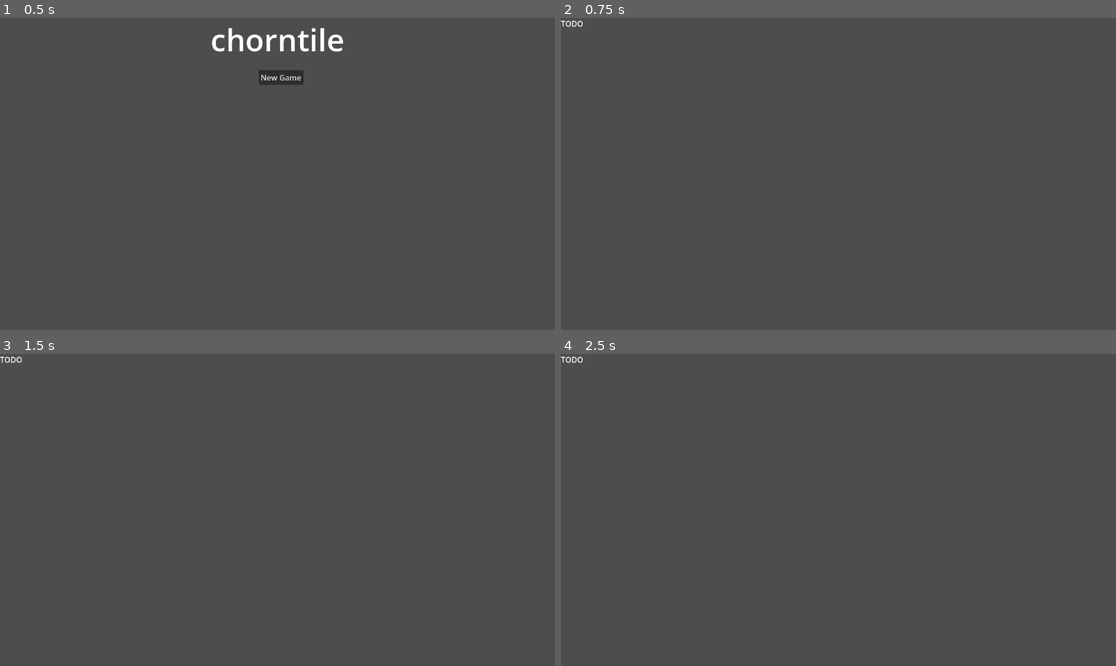
Above: before the commit, frames 1-4 (two rows, left to right).
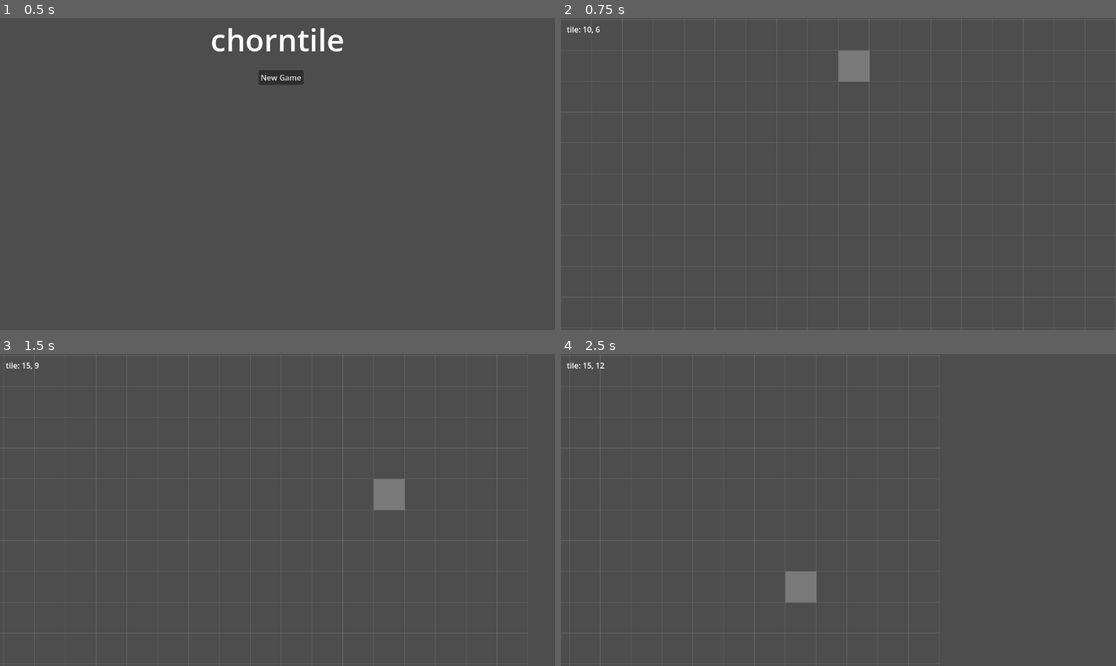
Above: after the commit, the same moments.

Repository: stovburtm-web/chorntile
Game: Godot game, scene res://scenes/main/main_menu.tscn
Same seed, same stepped clock (60 frames per second), same inputs: the game is played once before the commit and once after it.
Inputs (mouse positions are in pixels of both pictures, inside the frame that each line leads up to):
- Up to frame 1 (0.5 s): no input
- Up to frame 2 (0.75 s): click "New Game" at 0.5 s
- Up to frame 3 (1.5 s): tap Enter at 1.25 s; move the mouse to (399, 494) at 1.27 s; hold Right (ui_right) from 1.28 s (still down); click (399, 494) at 1.42 s
- Up to frame 4 (2.5 s): release Right (ui_right) at 2 s; drag from (727, 525) to (810, 572) at 2.02 s

Frame 1 is identical in both runs. In frame 2, 1.1% of the frame differs, in the area x 0-100%, y 0-100%; in frame 3, 1.0%; in frame 4, 0.9%.

Commit message:
feat(m1): tile grid, camera pan/zoom, hover highlight
- TileGrid utility (RefCounted): grid<->world conversions, bounds check
- GameCamera: mouse drag pan (RMB/MMB), wheel zoom, WASD keyboard pan
- game.tscn: 20x20 Line2D grid overlay, hover ColorRect highlight, debug label
- docs: close M1, advance to M2

Diff:
--- /dev/null
+++ b/scenes/world/game.gd
@@ -0,0 +1,57 @@
+class_name Game
+extends Node2D
+
+## Коренева сцена геймплею. Для M1: малює сітку 20×20 через Line2D-оверлей
+## і дає Label з координатами плитки під курсором.
+##
+## Пізніше (M2+) замість примітивної сітки тут з'явиться TileMapLayer з ассетами.
+
+@onready var grid_overlay: Node2D = $GridOverlay
+@onready var hover_highlight: ColorRect = $HoverHighlight
+@onready var debug_label: Label = $UI/DebugLabel
+@onready var camera: Camera2D = $GameCamera
+
+
+func _ready() -> void:
+	_draw_grid()
+	hover_highlight.size = Vector2.ONE * TileGrid.TILE_SIZE
+	hover_highlight.color = Color(1, 1, 1, 0.25)
+
+
+func _process(_delta: float) -> void:
+	var mouse_world: Vector2 = get_global_mouse_position()
+	var grid_pos: Vector2i = TileGrid.world_to_grid(mouse_world)
+
+	if TileGrid.is_in_bounds(grid_pos):
+		hover_highlight.visible = true
+		hover_highlight.position = Vector2(grid_pos) * TileGrid.TILE_SIZE
+		debug_label.text = "tile: %d, %d" % [grid_pos.x, grid_pos.y]
+	else:
+		hover_highlight.visible = false
+		debug_label.text = "tile: —"
+
+
+func _draw_grid() -> void:
+	# Малюємо сітку лініями в $GridOverlay через _draw — але оскільки
+	# GridOverlay це звичайний Node2D без скрипта, простіше додати
+	# лінії як дітей (Line2D). Робимо це тут один раз.
+	var line_color: Color = Color(1, 1, 1, 0.15)
+	var map_pixels: Vector2 = Vector2(TileGrid.MAP_SIZE) * TileGrid.TILE_SIZE
+
+	# Вертикальні лінії.
+	for x in range(TileGrid.MAP_SIZE.x + 1):
+		var line: Line2D = Line2D.new()
+		line.width = 1.0
+		line.default_color = line_color
+		line.add_point(Vector2(x * TileGrid.TILE_SIZE, 0))
+		line.add_point(Vector2(x * TileGrid.TILE_SIZE, map_pixels.y))
+		grid_overlay.add_child(line)
+
+	# Горизонтальні лінії.
+	for y in range(TileGrid.MAP_SIZE.y + 1):
+		var line: Line2D = Line2D.new()
+		line.width = 1.0
+		line.default_color = line_color
+		line.add_point(Vector2(0, y * TileGrid.TILE_SIZE))
+		line.add_point(Vector2(map_pixels.x, y * TileGrid.TILE_SIZE))
+		grid_overlay.add_child(line)
--- a/scenes/world/game.tscn
+++ b/scenes/world/game.tscn
@@ -1,8 +1,27 @@
-[gd_scene format=3 uid="uid://bygj282raqrpo"]
+[gd_scene load_steps=3 format=3 uid="uid://bygj282raqrpo"]
 
-[node name="Game" type="Node2D" unique_id=2142966203]
+[ext_resource type="Script" path="res://scenes/world/game.gd" id="1_game"]
+[ext_resource type="Script" path="res://scenes/world/game_camera.gd" id="2_cam"]
 
-[node name="Label" type="Label" parent="." unique_id=1470308550]
-offset_right = 40.0
-offset_bottom = 23.0
-text = "TODO"
+[node name="Game" type="Node2D"]
+script = ExtResource("1_game")
+
+[node name="GridOverlay" type="Node2D" parent="."]
+
+[node name="HoverHighlight" type="ColorRect" parent="."]
+offset_right = 64.0
+offset_bottom = 64.0
+color = Color(1, 1, 1, 0.25)
+mouse_filter = 2
+
+[node name="GameCamera" type="Camera2D" parent="."]
+script = ExtResource("2_cam")
+
+[node name="UI" type="CanvasLayer" parent="."]
+
+[node name="DebugLabel" type="Label" parent="UI"]
+offset_left = 12.0
+offset_top = 12.0
+offset_right = 200.0
+offset_bottom = 36.0
+text = "tile: —"
--- /dev/null
+++ b/scenes/world/game_camera.gd
@@ -0,0 +1,50 @@
+class_name GameCamera
+extends Camera2D
+
+## Камера з pan (drag середньою або правою кнопкою) та zoom (коліщатко).
+## Прив'язана до сцени гри (res://scenes/world/game.tscn).
+
+@export var zoom_min: float = 0.25
+@export var zoom_max: float = 3.0
+@export var zoom_step: float = 0.1
+@export var pan_speed_keyboard: float = 600.0
+
+var _is_dragging: bool = false
+
+
+func _ready() -> void:
+	# Центруємо камеру по центру карти 20×20.
+	var map_pixels: Vector2 = Vector2(TileGrid.MAP_SIZE) * TileGrid.TILE_SIZE
+	position = map_pixels / 2.0
+
+
+func _unhandled_input(event: InputEvent) -> void:
+	if event is InputEventMouseButton:
+		_handle_mouse_button(event)
+	elif event is InputEventMouseMotion and _is_dragging:
+		# Pan: рух миші зі затиснутою правою → рух камери у протилежному напрямку.
+		position -= event.relative / zoom.x
+
+
+func _handle_mouse_button(event: InputEventMouseButton) -> void:
+	match event.button_index:
+		MOUSE_BUTTON_RIGHT, MOUSE_BUTTON_MIDDLE:
+			_is_dragging = event.pressed
+		MOUSE_BUTTON_WHEEL_UP:
+			if event.pressed:
+				_zoom_by(zoom_step)
+		MOUSE_BUTTON_WHEEL_DOWN:
+			if event.pressed:
+				_zoom_by(-zoom_step)
+
+
+func _zoom_by(delta: float) -> void:
+	var new_zoom: float = clampf(zoom.x + delta, zoom_min, zoom_max)
+	zoom = Vector2(new_zoom, new_zoom)
+
+
+func _process(delta: float) -> void:
+	# WASD / стрілки — додатковий pan з клавіатури.
+	var input_dir: Vector2 = Input.get_vector("ui_left", "ui_right", "ui_up", "ui_down")
+	if input_dir != Vector2.ZERO:
+		position += input_dir * pan_speed_keyboard * delta / zoom.x
--- /dev/null
+++ b/scripts/systems/tile_grid.gd
@@ -0,0 +1,34 @@
+class_name TileGrid
+extends RefCounted
+
+## Утиліта для переведення між грід-координатами (Vector2i) і піксельними (Vector2).
+## Усі сутності, що "стоять на плитці", використовують цю конвертацію.
+##
+## Примітка: це не Node, це статичний хелпер. Використовуй як `TileGrid.grid_to_world(...)`.
+
+const TILE_SIZE: int = 64
+const MAP_SIZE: Vector2i = Vector2i(20, 20)
+
+
+## Конвертує грід-координати у піксельні (центр плитки).
+static func grid_to_world(grid_pos: Vector2i) -> Vector2:
+	return Vector2(
+		grid_pos.x * TILE_SIZE + TILE_SIZE / 2.0,
+		grid_pos.y * TILE_SIZE + TILE_SIZE / 2.0
+	)
+
+
+## Конвертує піксельні координати у грід.
+static func world_to_grid(world_pos: Vector2) -> Vector2i:
+	return Vector2i(
+		int(floor(world_pos.x / TILE_SIZE)),
+		int(floor(world_pos.y / TILE_SIZE))
+	)
+
+
+## Перевіряє, чи грід-координата в межах карти.
+static func is_in_bounds(grid_pos: Vector2i) -> bool:
+	return (
+		grid_pos.x >= 0 and grid_pos.x < MAP_SIZE.x
+		and grid_pos.y >= 0 and grid_pos.y < MAP_SIZE.y
+	)
Not shown, added: scenes/world/game.gd.uid
Not shown, added: scenes/world/game_camera.gd.uid
Not shown, added: scripts/systems/tile_grid.gd.uid
Not shown, changed: docs/PROJECT_PLAN.md
